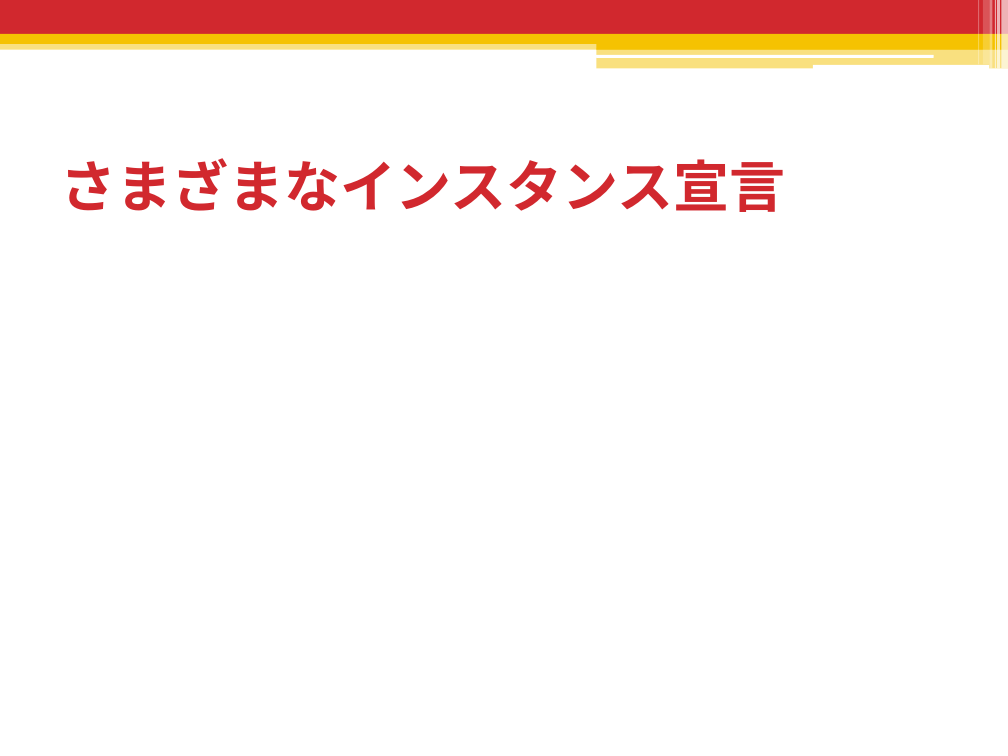
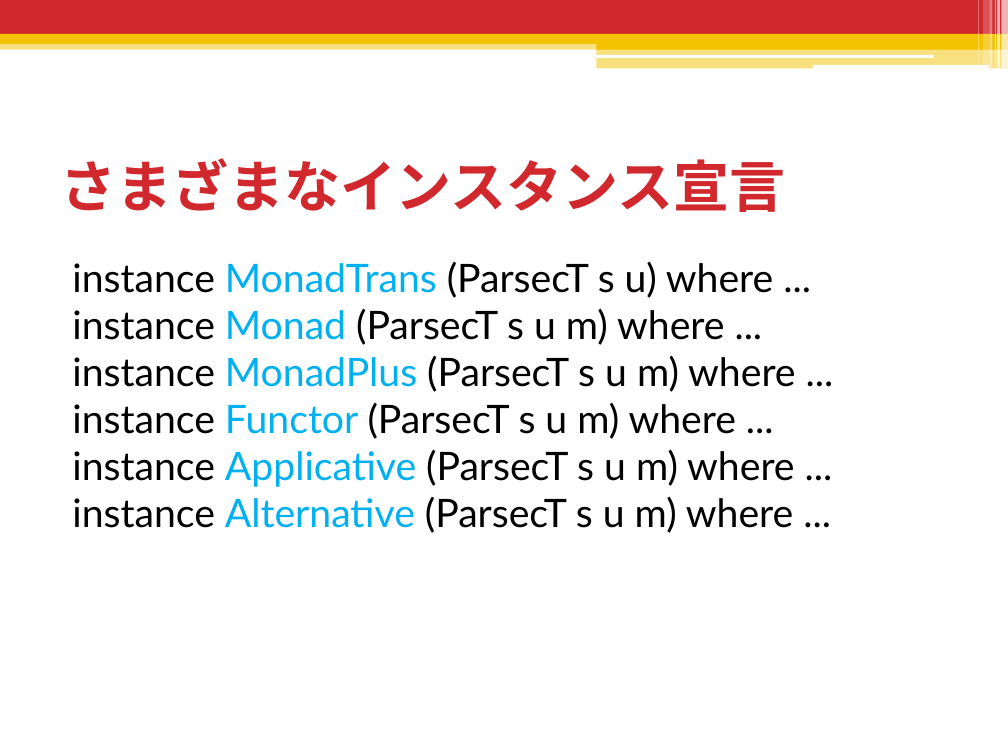
Before and after one commit to shiatsumat/HaskellLecture, a slide deck: slide 157 of 2_monad/slides/2_monad.pptx. Drawn at 1008x756 pixels with LibreOffice and Linux fonts; fonts in the diff are those of the drawing. Boxes give left, top, right and bottom in pixels: in the first picture for what was removed or moved away, otherwise in the second. Text is boxed around its words. In the diff, an @@ line names an element or a change of style, - is before the commit and + after.

```diff
--- a/2_monad/slides/2_monad.pptx
+++ b/2_monad/slides/2_monad.pptx
@@ text added at box(72, 261, 795, 533), 28 pt, text #000000 @@
+instance MonadTrans (ParsecT s u) where ...
+instance Monad (ParsecT s u m) where ...
+instance MonadPlus (ParsecT s u m) where ...
+instance Functor (ParsecT s u m) where ...
+instance Applicative (ParsecT s u m) where ...
+instance Alternative (ParsecT s u m) where ...
```
Also in this commit, not shown: 1 other slide changed, 5 slides added, 3 slides removed, 3 other files.
